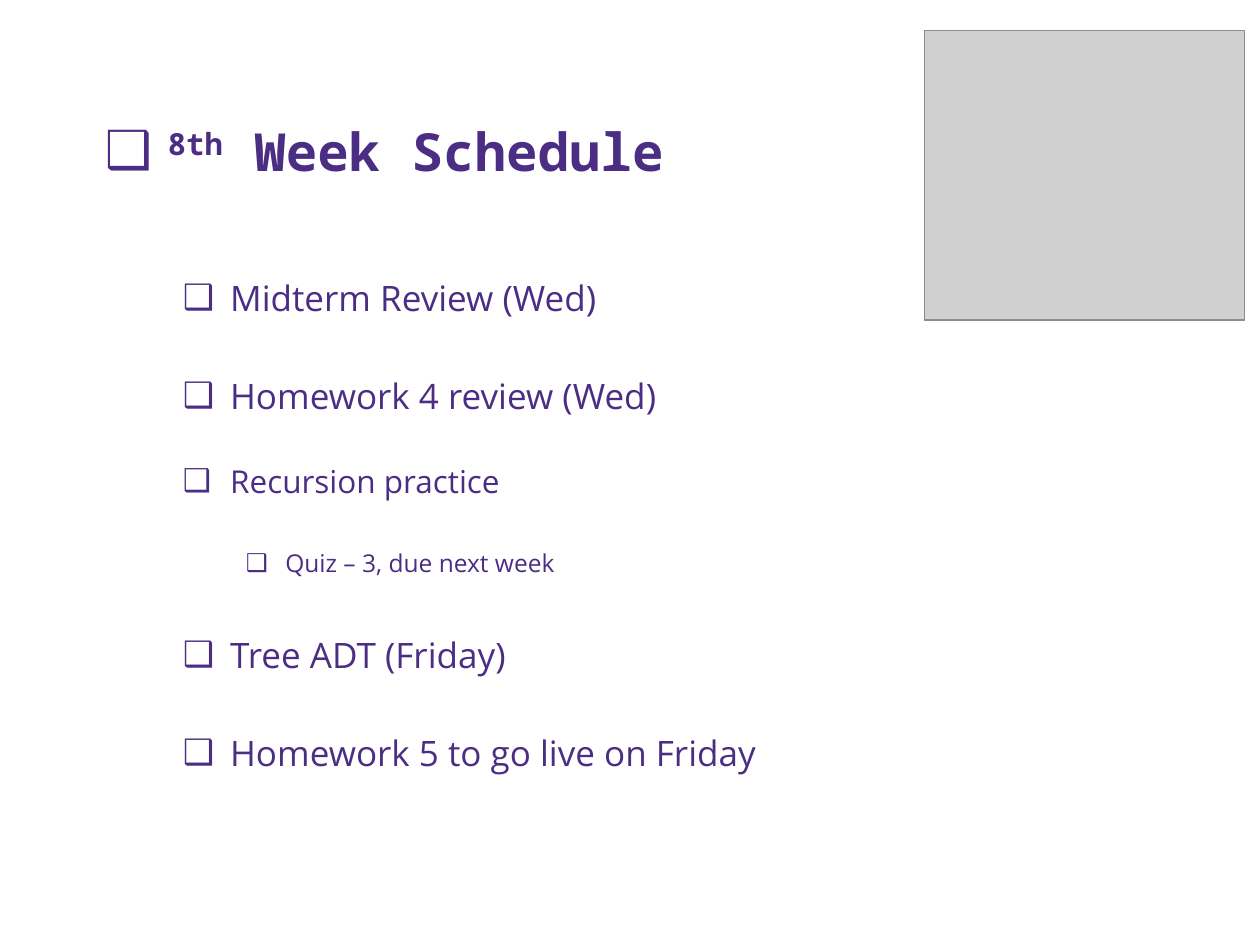
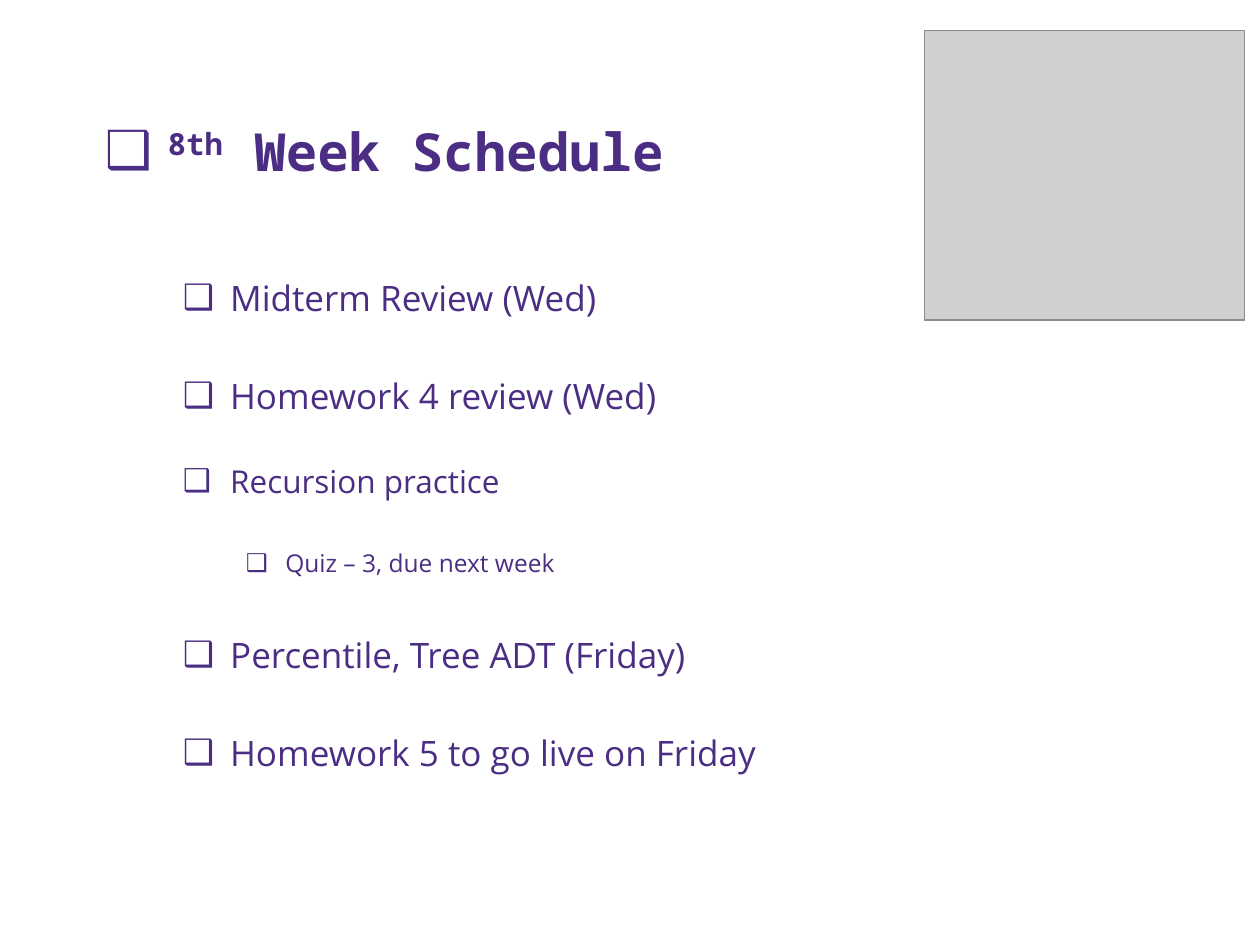
Before and after one commit to Andy-Boraphet/CSS342A-2022-Spring, a slide deck: slide 3 of week_08_backtracking_tree/week_08.pptx. Drawn at 1260x945 pixels with LibreOffice and Linux fonts; fonts in the diff are those of the drawing; grey boxes stand for pictures; background and template pictures are left out. Boxes give left, top, right and bottom in pixels: in the first picture for what was removed or moved away, otherwise in the second. Text is boxed around its words. In the diff, an @@ line names an element or a change of style, - is before the commit and + after.

```diff
--- a/week_08_backtracking_tree/week_08.pptx
+++ b/week_08_backtracking_tree/week_08.pptx
@@ text at [230, 641, 686, 677]: text changed @@
-❑ Tree ADT (Friday)
+❑ Percentile, Tree ADT (Friday)
```
Also in this commit, not shown: 6 other slides changed, 2 slides added, 3 slides removed, 5 other files.
